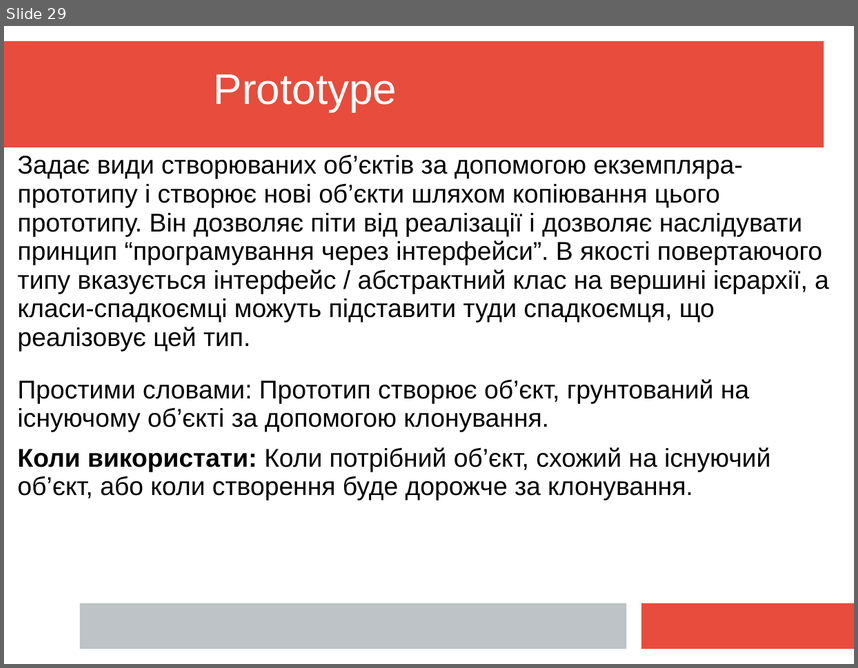
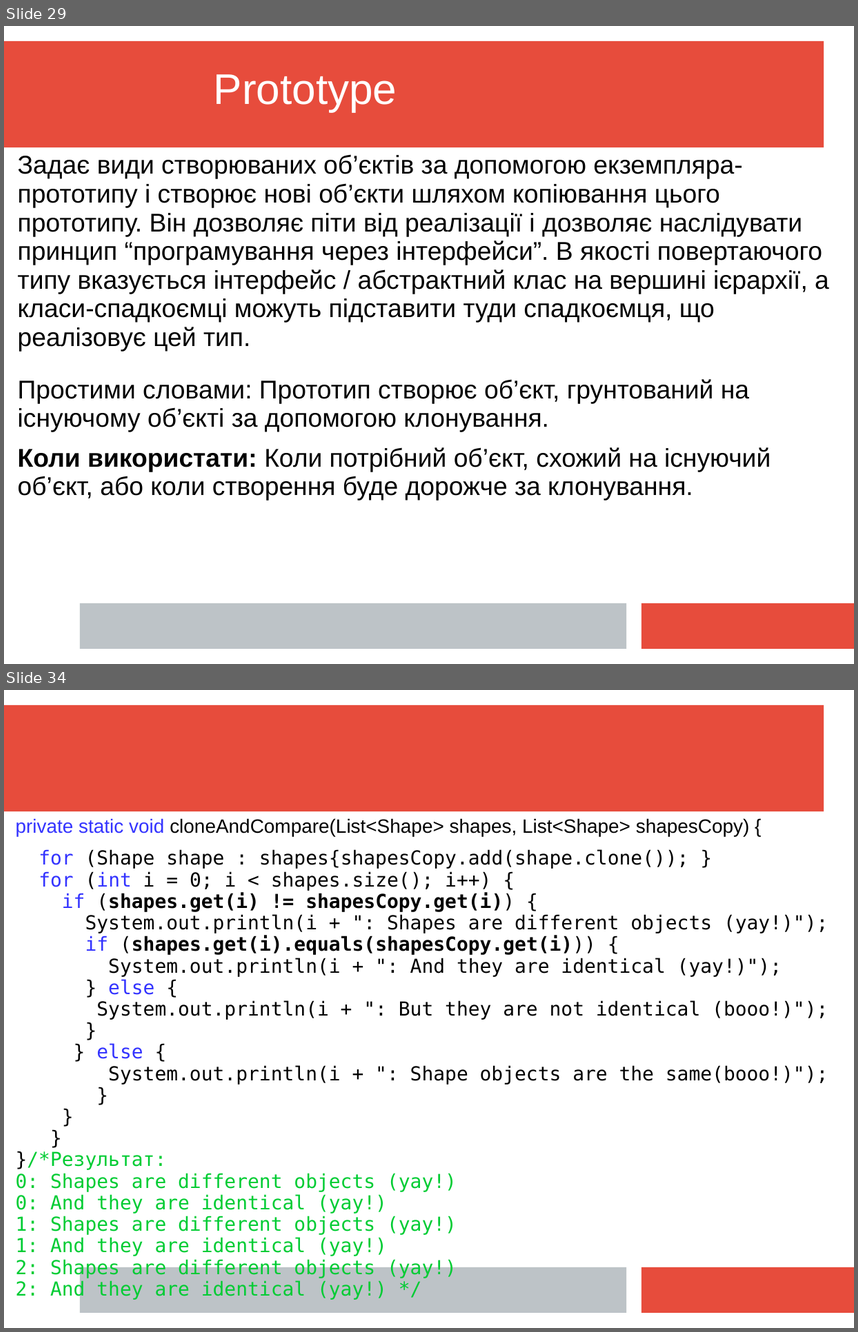
Before and after one commit to mecchmatProjects/JavaCourse, a slide deck: L12_patterns/JavaTutorUkr_12_Patterns.ppt. Shown one above the other, each under a label of ours: slide 29 before the commit, slides 29 and 34 after it; the slides between them are not shown. The pictures are 858x668 and 858x1332 pixels, drawn with LibreOffice and Linux fonts; fonts in the diff are those of the drawing. Boxes give left, top, right and bottom in pixels: in the first picture for what was removed or moved away, otherwise in the second. Text is boxed around its words. In the diff, an @@ line names an element or a change of style, - is before the commit and + after.

```diff
--- a/L12_patterns/JavaTutorUkr_12_Patterns.ppt
+++ b/L12_patterns/JavaTutorUkr_12_Patterns.ppt
@@ slide 34 added at [4,690,854,1328], background #FFFFFF; not listed: 3 template elements that a slide beside it also shows @@
@@ text added at [16,818,829,1300], 18 pt, text #000000 @@
+private static void cloneAndCompare(List<Shape> shapes, List<Shape> shapesCopy) {
+for (Shape shape : shapes{shapesCopy.add(shape.clone()); }
+for (int i = 0; i < shapes.size(); i++) {
+if (shapes.get(i) != shapesCopy.get(i)) {
+System.out.println(i + ": Shapes are different objects (yay!)");
+if (shapes.get(i).equals(shapesCopy.get(i))) {
+System.out.println(i + ": And they are identical (yay!)");
+} else {
+System.out.println(i + ": But they are not identical (booo!)");
+}
+} else {
+System.out.println(i + ": Shape objects are the same(booo!)");
+}
+}
+}
+}/*Результат:
+0: Shapes are different objects (yay!)
+0: And they are identical (yay!)
+1: Shapes are different objects (yay!)
+1: And they are identical (yay!)
+2: Shapes are different objects (yay!)
+2: And they are identical (yay!) */
```
Also in this commit, not shown: 1 slide changed, 4 other slides added, 2 other files.
